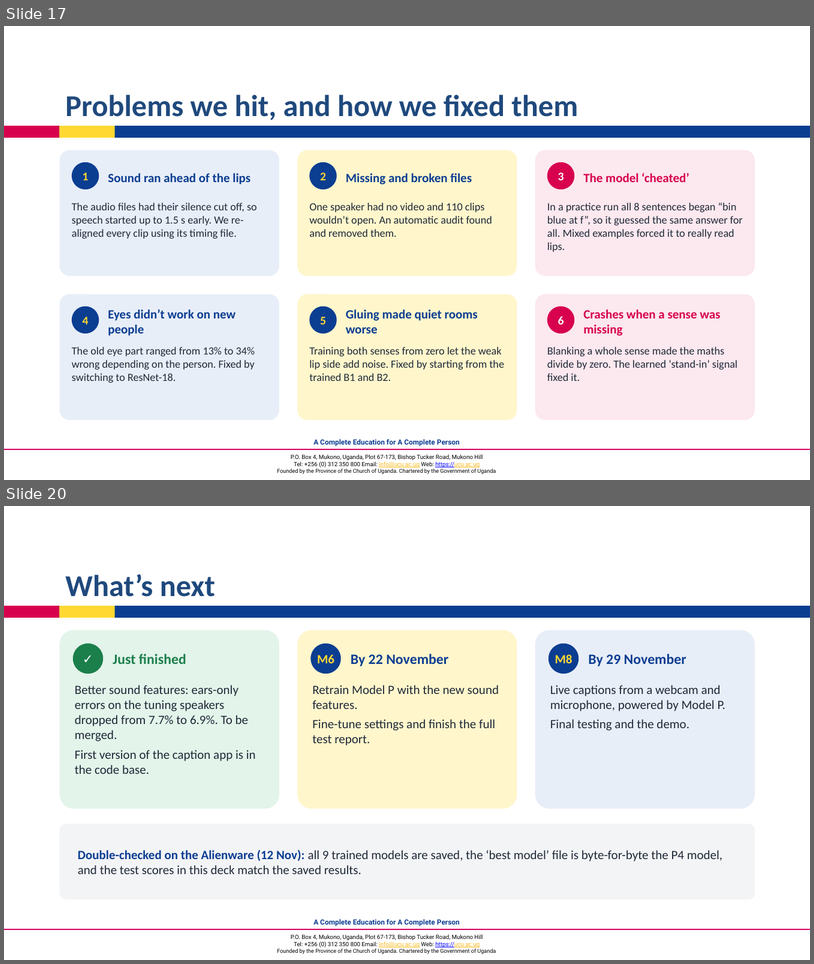
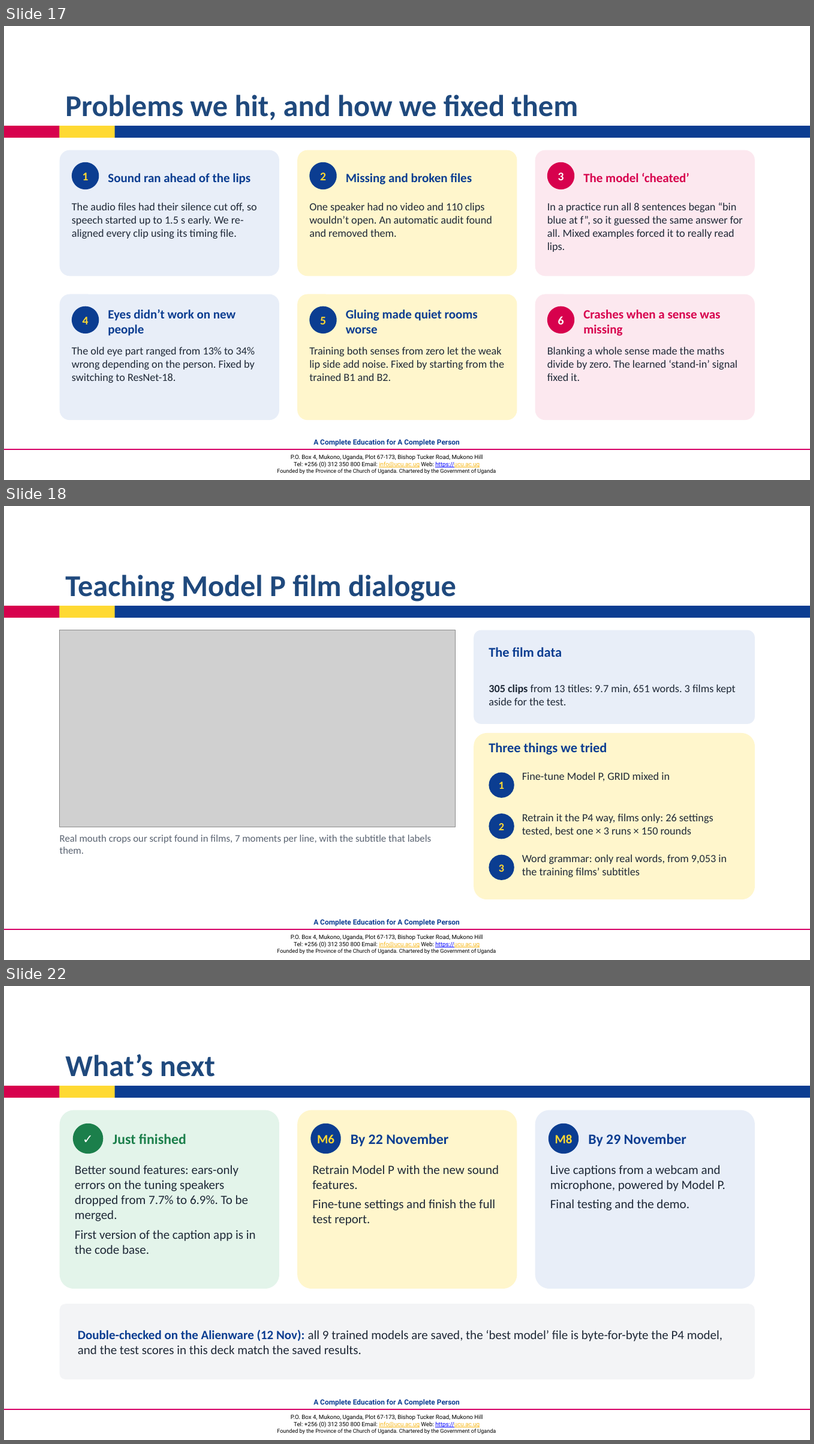
Before and after one commit to coleRodneyMigisha/cv_project_LipScribe, a slide deck: documentation/5_submissions/week3_report/LipScribe_Progress_Presentation.pptx. Shown one above the other, each under a label of ours: slides 17 and 20 before the commit, slides 17, 18 and 22 after it; the slides between them are not shown. The pictures are 814x964 and 814x1444 pixels, drawn with LibreOffice and Linux fonts; fonts in the diff are those of the drawing; grey boxes stand for pictures; background and template pictures are left out. Boxes give left, top, right and bottom in pixels: in the first picture for what was removed or moved away, otherwise in the second. Text is boxed around its words. In the diff, an @@ line names an element or a change of style, - is before the commit and + after.

Commit message:
Flix retrain + word-grammar results; four film slides in the presentation
Results on the 43 test clips (3 unseen films), clean, mean of 3 seeds:
- retrained on films (P4 recipe, best of 26 settings, 150 epochs): WER 103.1%, CER 74.5%
  (P4 as is 109.2/81.5; P4+GRID fine-tune 102.0/77.9); GRID test forgotten (115%)
- + lexicon/bigram LM: WER 97.5%, CER 80.5%; ~7 of 223 non-GRID words right vs ~3

Slides 18-21: what we built (mouth-crop montage, three approaches), results chart,
training curve with the real Alienware log (best round 46, then overfitting), and
three test scenes with subtitle vs captions (P4, retrained, retrained + grammar).

```diff
--- a/documentation/5_submissions/week3_report/LipScribe_Progress_Presentation.pptx
+++ b/documentation/5_submissions/week3_report/LipScribe_Progress_Presentation.pptx
@@ slide 18 added at (4,506,810,960), background #FFFFFF; not listed: 5 template elements that a slide beside it also shows @@
@@ title added at (65,574,456,601), 36 pt, text #1F497D, bold @@
+Teaching Model P film dialogue
@@ picture added at (60,630,456,826) @@
@@ rounded rectangle added at (474,630,755,724), fill #E8EEF8 @@
@@ text added at (489,647,562,657), 16 pt, text #0B3D91, bold @@
+The film data
@@ text added at (489,684,736,705), 13 pt, text #1F2937 @@
+305 clips from 13 titles: 9.7 min, 651 words. 3 films kept aside for the test.
@@ rounded rectangle added at (474,733,755,899), fill #FFF6CC @@
@@ text added at (489,742,607,754), 16 pt, text #0B3D91, bold @@
+Three things we tried
@@ ellipse added at (489,772,515,798), fill #0B3D91, 13 pt, text #FFD932, bold @@
+1
@@ text added at (522,772,670,781), 13 pt, text #1F2937 @@
+Fine-tune Model P, GRID mixed in
@@ ellipse added at (489,813,515,839), fill #0B3D91, 13 pt, text #FFD932, bold @@
+2
@@ text added at (522,813,714,835), 13 pt, text #1F2937 @@
+Retrain it the P4 way, films only: 26 settings tested, best one × 3 runs × 150 rounds
@@ text added at (60,834,431,853), 12 pt, text #5B6472 @@
+Real mouth crops our script found in films, 7 moments per line, with the subtitle that labels them.
@@ ellipse added at (489,855,515,880), fill #0B3D91, 13 pt, text #FFD932, bold @@
+3
@@ text added at (522,854,727,877), 13 pt, text #1F2937 @@
+Word grammar: only real words, from 9,053 in the training films’ subtitles
@@ what was slide 20 is now slide 22 @@
```
Also in this commit, not shown: 1 slide changed, 2 other slides added, 1 slide removed, 29 other files.
